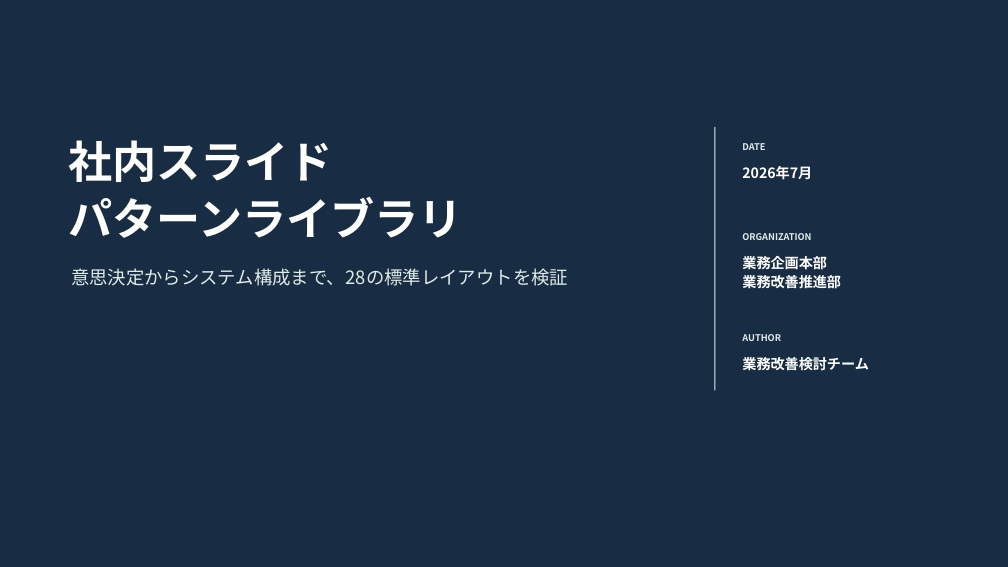
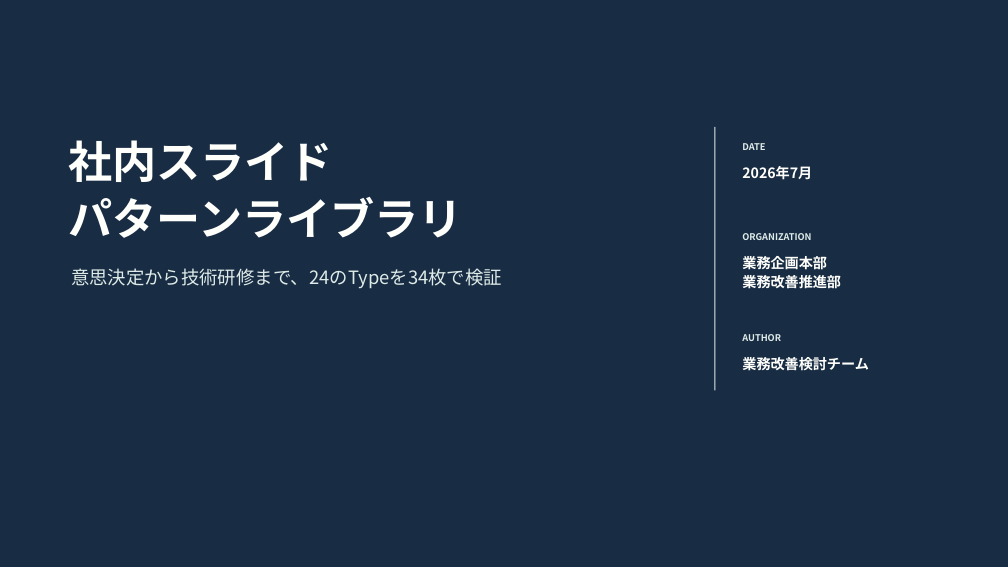
Before and after one commit to thinas1115/pptxdsl, a slide deck: slide 1 of examples/gallery/pattern_gallery.pptx. Drawn at 1008x567 pixels with LibreOffice and Linux fonts; fonts in the diff are those of the drawing; background and template pictures are left out; a plain dark background stands for a picture behind light text. Boxes give left, top, right and bottom in pixels: in the first picture for what was removed or moved away, otherwise in the second. Text is boxed around its words. In the diff, an @@ line names an element or a change of style, - is before the commit and + after.

Commit message:
技術研修向けTypeとVLAN研修資料を追加

```diff
--- a/examples/gallery/pattern_gallery.pptx
+++ b/examples/gallery/pattern_gallery.pptx
@@ text at [71,268,502,289]: text changed @@
-意思決定からシステム構成まで、28の標準レイアウトを検証
+意思決定から技術研修まで、24のTypeを34枚で検証
```
Also in this commit, not shown: 27 other slides changed, 6 slides added, 24 other files.
